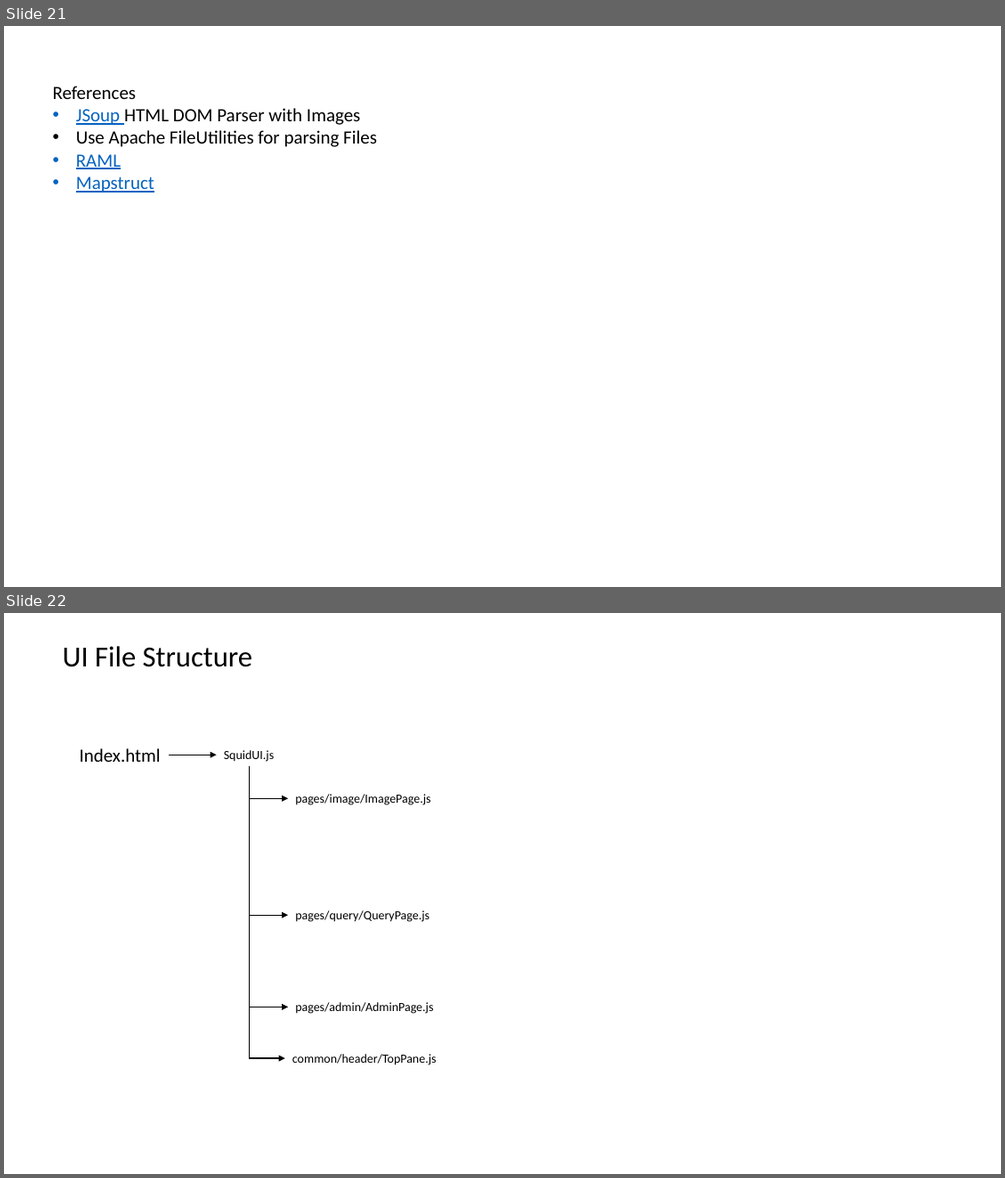
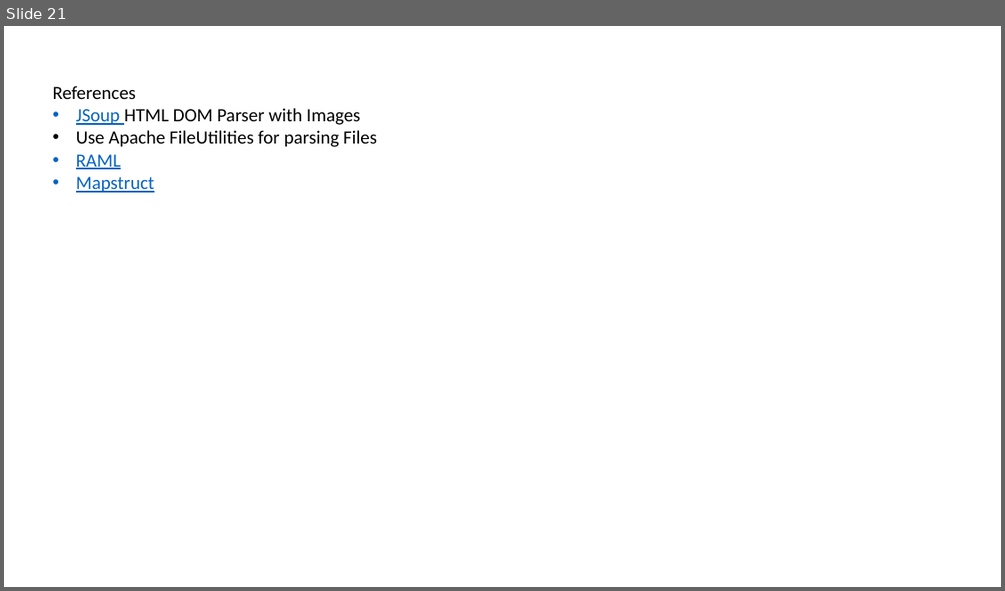
Before and after one commit to datim/squid, a slide deck: docs/design.pptx. Shown one above the other, each under a label of ours: slides 21 and 22 before the commit, slide 21 after it. The pictures are 1005x1178 and 1005x591 pixels, drawn with LibreOffice and Linux fonts; fonts in the diff are those of the drawing. Boxes give left, top, right and bottom in pixels: in the first picture for what was removed or moved away, otherwise in the second. Text is boxed around its words. In the diff, an @@ line names an element or a change of style, - is before the commit and + after.

```diff
--- a/docs/design.pptx
+++ b/docs/design.pptx
@@ slide 22 removed at (4, 613, 1001, 1174), background #FFFFFF @@
@@ text removed at (63, 646, 252, 667) @@
-UI File Structure
@@ text removed at (80, 748, 161, 762) @@
-Index.html
@@ arrow removed from (170, 755) to (217, 755) @@
@@ text removed at (224, 750, 274, 762) @@
-SquidUI.js
@@ elbow arrow removed from (250, 766) to (288, 798) @@
@@ elbow arrow removed from (250, 766) to (288, 915) @@
@@ elbow arrow removed from (250, 766) to (288, 1007) @@
@@ elbow arrow removed from (250, 766) to (285, 1058) @@
@@ text removed at (295, 794, 430, 805) @@
-pages/image/ImagePage.js
@@ text removed at (295, 910, 429, 922) @@
-pages/query/QueryPage.js
@@ text removed at (295, 1002, 433, 1013) @@
-pages/admin/AdminPage.js
@@ text removed at (292, 1054, 437, 1065) @@
-common/header/TopPane.js
```
Also in this commit, not shown: 1 slide changed, 1 slide added, 18 other files.
